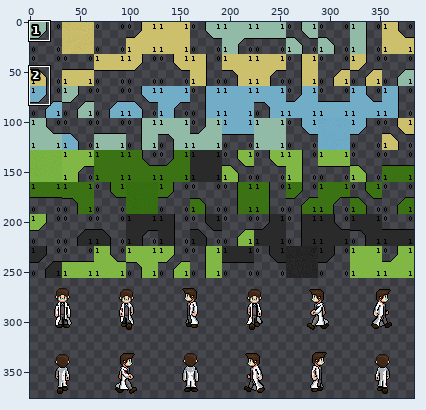
Sprite sheet -- viewer/images/textures/everything.png. Above: a wide view before the commit, with the close-up outlined.
Close-up. Before the edit:
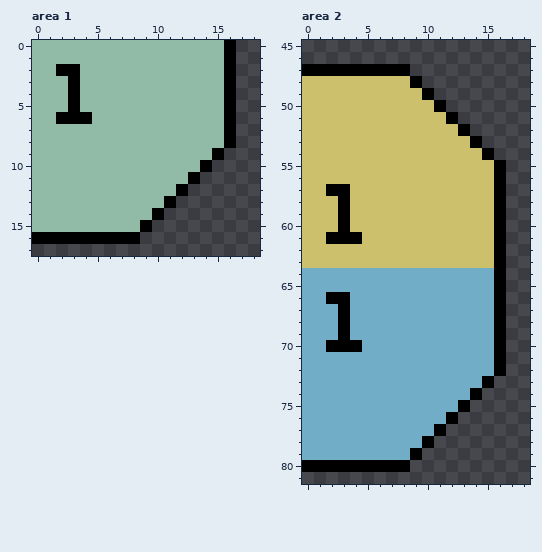
The file is 384x384 pixels. Colours within 5 levels of each other are drawn and written as one. Shown: area 1: x 0..18, y 0..17; area 2: x 0..18, y 45..81. The wide view leaves out empty margins. The commit also changed other parts of the picture, which this record leaves out.
After:
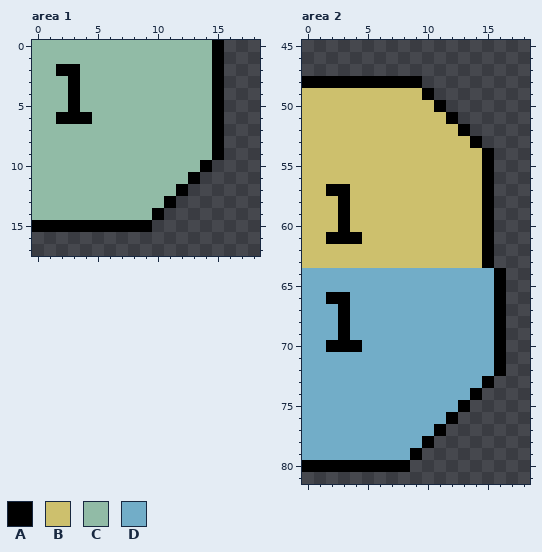
Palette (. is transparent): A #000000  B #cdc06d  C #91bba6  D #72adc8
The exact change:
Area 1:
Colour A replaces colour C in rows 0 to 8 at x 15; in row 15 at x 0 to 8.
The author cleared colour A in rows 0 to 8 at x 16; in row 16 at x 0 to 8.
Area 2:
Colour A replaces colour B in row 48 at x 0 to 8; in rows 55 to 63 at x 15.
The author cleared colour A in row 47 at x 0 to 8; in rows 55 to 63 at x 16.
Pixel boxes of the changes (left, top, right, bottom) in both close-ups:
changed: (212, 40, 236, 148)
changed: (32, 220, 140, 244)
changed: (302, 64, 410, 88)
changed: (482, 160, 506, 268)
